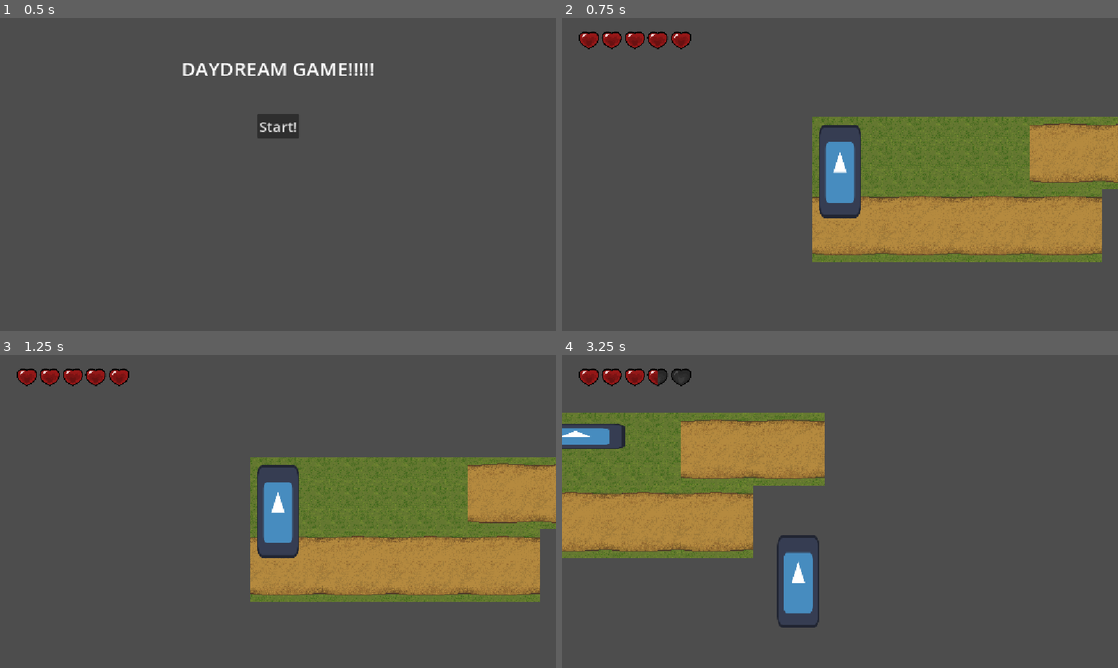
Above: before the commit, frames 1-4 (two rows, left to right).
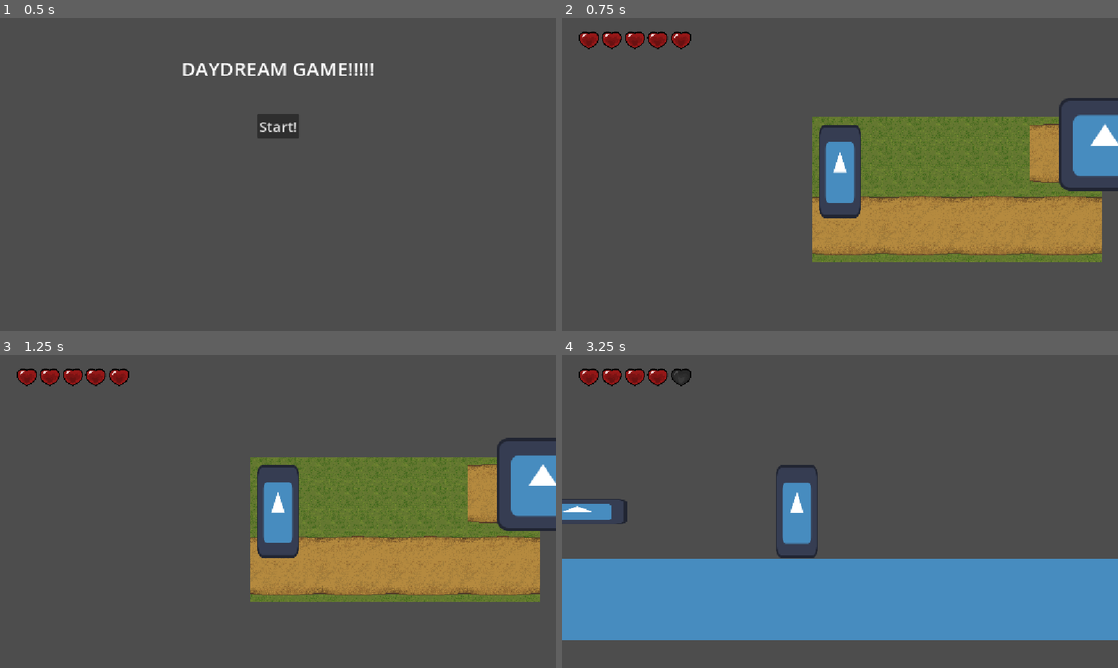
Above: after the commit, the same moments.

Repository: Dekoder-py/DaydreamProject
Game: Godot game, scene res://scenes/start_menu.tscn
The game is run twice, just before and just after one commit, with the same random seed, the same clock (stepped at 60 frames per second) and the same inputs. The engine's default icon, where the game draws it, is replaced by a stand-in: a white triangle on a blue panel in a dark square. Sound files missing from this copy of the repository are replaced by a short silence.
Inputs:
- Up to frame 1 (0.5 s): no input
- Up to frame 2 (0.75 s): click "Start!" at 0.5 s
- Up to frame 3 (1.25 s): no input
- Up to frame 4 (3.25 s): tap Enter at 1.25 s; hold Right (right) 1.28-2.78 s; tap X (shoot) at 1.35, 2.1, 2.85 s; tap W (jump) at 1.52, 2.27 s; hold A (left) from 2.78 s (still down)

Frame 1 is identical in both runs. In frame 2, 2.7% of the frame differs, in the area x 89-100%, y 25-56%; in frame 3, 2.7%; in frame 4, 45%, in the area x 0-100%, y 4-92%.

Commit message:
add level up

Diff:
--- a/scenes/level_one.tscn
+++ b/scenes/level_one.tscn
@@ -1,10 +1,11 @@
-[gd_scene load_steps=9 format=4 uid="uid://d1r3ymhubxgji"]
+[gd_scene load_steps=10 format=4 uid="uid://d1r3ymhubxgji"]
 
 [ext_resource type="PackedScene" uid="uid://becdtkvp0qkta" path="res://scenes/killzone.tscn" id="1_5rfim"]
 [ext_resource type="PackedScene" uid="uid://bbqret6bimjuv" path="res://scenes/player.tscn" id="1_cd1xg"]
 [ext_resource type="Script" uid="uid://cw7ajg3j0hr1y" path="res://scripts/level_one.gd" id="1_r4wdr"]
 [ext_resource type="Texture2D" uid="uid://d31t2qq7o2kbp" path="res://assets/contryside tilemap.png" id="2_843q2"]
 [ext_resource type="PackedScene" uid="uid://cmu2clkq2r62l" path="res://scenes/hud.tscn" id="2_t18mc"]
+[ext_resource type="PackedScene" uid="uid://dcpshxflolji0" path="res://scenes/level_up.tscn" id="6_bhu28"]
 
 [sub_resource type="WorldBoundaryShape2D" id="WorldBoundaryShape2D_r4wdr"]
 distance = -611.0
@@ -712,4 +713,7 @@
 [node name="Player" parent="." instance=ExtResource("1_cd1xg")]
 position = Vector2(38, 366)
 
+[node name="LevelUp" parent="." instance=ExtResource("6_bhu28")]
+position = Vector2(404, 318)
+
 [editable path="HUD"]
--- /dev/null
+++ b/scenes/level_up.tscn
@@ -0,0 +1,19 @@
+[gd_scene load_steps=4 format=3 uid="uid://dcpshxflolji0"]
+
+[ext_resource type="Texture2D" uid="uid://cj3ych3woygbm" path="res://icon.svg" id="1_sss2v"]
+[ext_resource type="Script" uid="uid://cufherfcdu85e" path="res://scripts/level_up.gd" id="1_wcxy0"]
+
+[sub_resource type="CircleShape2D" id="CircleShape2D_wcxy0"]
+radius = 67.26812
+
+[node name="LevelUp" type="Area2D"]
+collision_mask = 2
+script = ExtResource("1_wcxy0")
+
+[node name="Sprite2D" type="Sprite2D" parent="."]
+texture = ExtResource("1_sss2v")
+
+[node name="CollisionShape2D" type="CollisionShape2D" parent="."]
+shape = SubResource("CircleShape2D_wcxy0")
+
+[connection signal="body_entered" from="." to="." method="_on_body_entered"]
--- /dev/null
+++ b/scripts/level_up.gd
@@ -0,0 +1,9 @@
+extends Area2D
+
+@export var next_scene: String = "res://scenes/level_two.tscn"
+
+
+
+
+func _on_body_entered(body: Node2D) -> void:
+	get_tree().change_scene_to_file(next_scene)
Not shown, added: scripts/level_up.gd.uid
